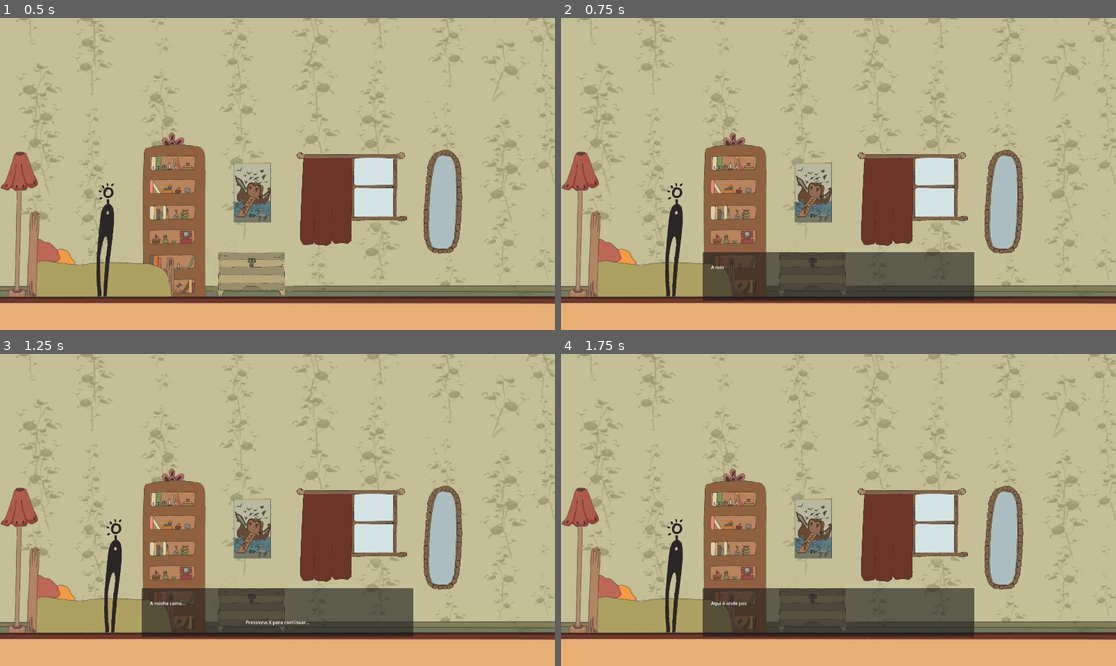
Above: before the commit, frames 1-4 (two rows, left to right).
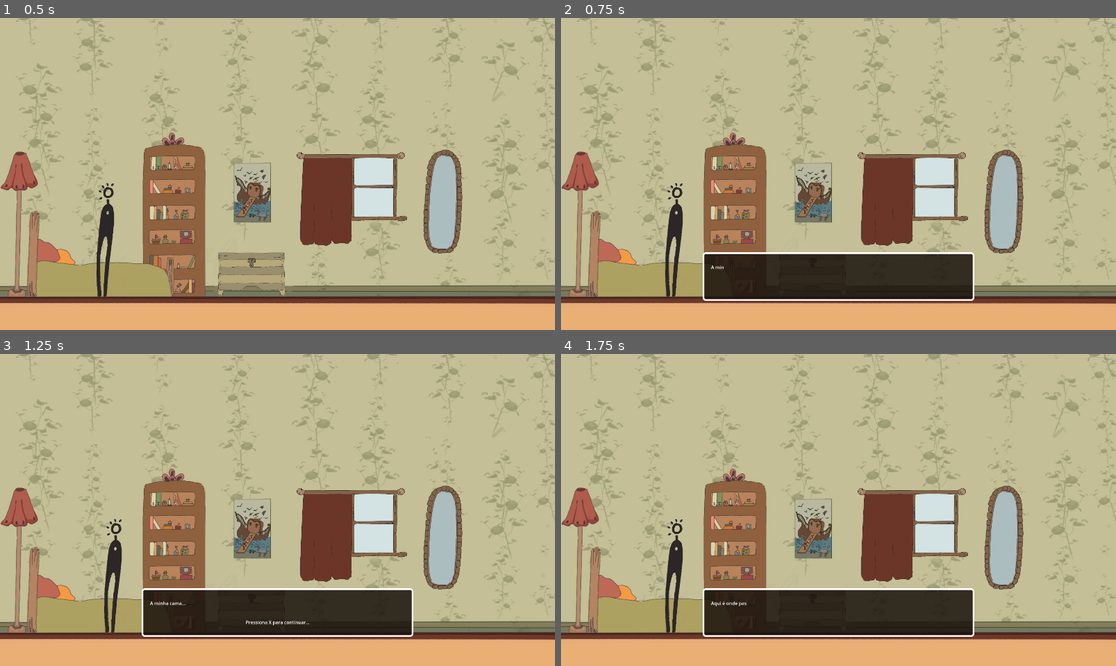
Above: after the commit, the same moments.

Repository: MVP0TAT0/A-viagem-de-noe
Game: Godot game, scene res://scenes/main.tscn
Two runs of this game, one before a commit and one after it. Both use one fixed random seed, a clock stepped at 60 frames per second and the inputs below.
Inputs:
- Up to frame 1 (0.5 s): no input
- Up to frame 2 (0.75 s): tap Enter at 0.5 s; hold Right (ui_right) from 0.53 s (still down); tap Space (interact) at 0.6 s
- Up to frame 3 (1.25 s): keep holding Right (ui_right)
- Up to frame 4 (1.75 s): tap Space (interact) at 1.25, 1.35 s; release Right (ui_right) at 1.28 s; hold Down (ui_down) from 1.28 s (still down)

Frame 1 is identical in both runs. In frame 2, 7.0% of the frame differs, in the area x 25-75%, y 75-91%; in frame 3, 6.9%; in frame 4, 7.0%.

Commit message:
dialog_border
borda branca

Diff:
--- a/menu.gd
+++ /dev/null
@@ -1,11 +0,0 @@
-extends Control
-
-
-# Called when the node enters the scene tree for the first time.
-func _ready() -> void:
-	pass # Replace with function body.
-
-
-# Called every frame. 'delta' is the elapsed time since the previous frame.
-func _process(delta: float) -> void:
-	pass
--- a/scenes/dialog_box.tscn
+++ b/scenes/dialog_box.tscn
@@ -16,6 +16,11 @@
 grow_horizontal = 2
 grow_vertical = 2
 
+[node name="CharacterName" type="Label" parent="Panel"]
+layout_mode = 0
+offset_right = 40.0
+offset_bottom = 23.0
+
 [node name="DialogText" type="Label" parent="Panel"]
 layout_mode = 1
 anchors_preset = 12
@@ -24,7 +29,7 @@
 anchor_bottom = 1.0
 offset_left = 29.0
 offset_top = -128.0
-offset_right = 109.0
+offset_right = -22.0
 offset_bottom = -95.0
 grow_horizontal = 2
 grow_vertical = 0
--- a/scripts/dialog_box.gd
+++ b/scripts/dialog_box.gd
@@ -1,8 +1,10 @@
 extends CanvasLayer
 
 signal choice_made(choice_index)
-signal dialog_finished #
+signal dialog_finished
 
+@onready var panel = $Panel
+@onready var character_name_label = $Panel/CharacterName
 @onready var dialog_text = $Panel/DialogText
 @onready var good_choice_button = $Panel/GoodChoiceButton
 @onready var bad_choice_button = $Panel/BadChoiceButton
@@ -12,21 +14,38 @@
 var current_line = 0
 var show_choices_after = false
 var final_choices = []
-
 var selected_choice = 0  # 0 = good, 1 = bad
 var choosing = false
 var can_continue = false
 
-# Borda de botao selecionado
+# Borda de botão selecionado
 var border_style := StyleBoxFlat.new()
 var empty_style := StyleBoxFlat.new()
 
-func set_dialog_sequence(lines: Array, show_choices := false, good_text := "", bad_text := ""):
+func _ready():
+	_apply_handmade_frame_style()
+
+func _apply_handmade_frame_style():
+	var frame_style := StyleBoxFlat.new()
+	frame_style.bg_color = Color(0.1, 0.07, 0.05, 0.85)  # dark semi-transparent
+	frame_style.border_color = Color(1, 1, 1)
+	frame_style.set_border_width_all(6)
+	frame_style.set_corner_radius_all(10)
+	panel.add_theme_stylebox_override("panel", frame_style)
+
+	character_name_label.add_theme_color_override("font_color", Color.WHITE)
+	character_name_label.add_theme_font_size_override("font_size", 18)
+
+func set_character_name(name: String):
+	character_name_label.text = name
+
+func set_dialog_sequence(lines: Array, show_choices := false, good_text := "", bad_text := "", character_name := ""):
 	dialog_lines = lines
 	current_line = 0
 	show_choices_after = show_choices
 	final_choices = [good_text, bad_text]
 
+	set_character_name(character_name)
 	_update_text()
 
 func _update_text():
@@ -68,19 +87,16 @@
 			if show_choices_after:
 				_show_choices()
 			else:
-				emit_signal("dialog_finished") #
-				queue_free() #
-
+				emit_signal("dialog_finished")
+				queue_free()
 		else:
 			_update_text()
 
 func _show_choices():
-	# Inicializar o estilo de borda se ainda não tiver sido feito
 	border_style.set_border_width_all(3)
-	border_style.border_color = Color(1, 1, 1)  # Branco
+	border_style.border_color = Color(1, 1, 1)  # White border
 	empty_style.set_border_width_all(0)
 
-	#
 	continue_label.visible = false
 	can_continue = false
 	good_choice_button.text = final_choices[0]
@@ -91,15 +107,12 @@
 	_update_choice_highlight()
 	choosing = true
 
-
 func _update_choice_highlight():
 	var white = Color(1, 1, 1)
 
-	# Mantém o texto sempre branco
 	good_choice_button.add_theme_color_override("font_color", white)
 	bad_choice_button.add_theme_color_override("font_color", white)
 
-	# Aplica borda branca apenas no botão selecionado
 	var is_good_selected = selected_choice == 0
 	good_choice_button.add_theme_stylebox_override("normal", border_style if is_good_selected else empty_style)
 	bad_choice_button.add_theme_stylebox_override("normal", border_style if not is_good_selected else empty_style)
Not shown, removed: menu.gd.uid
